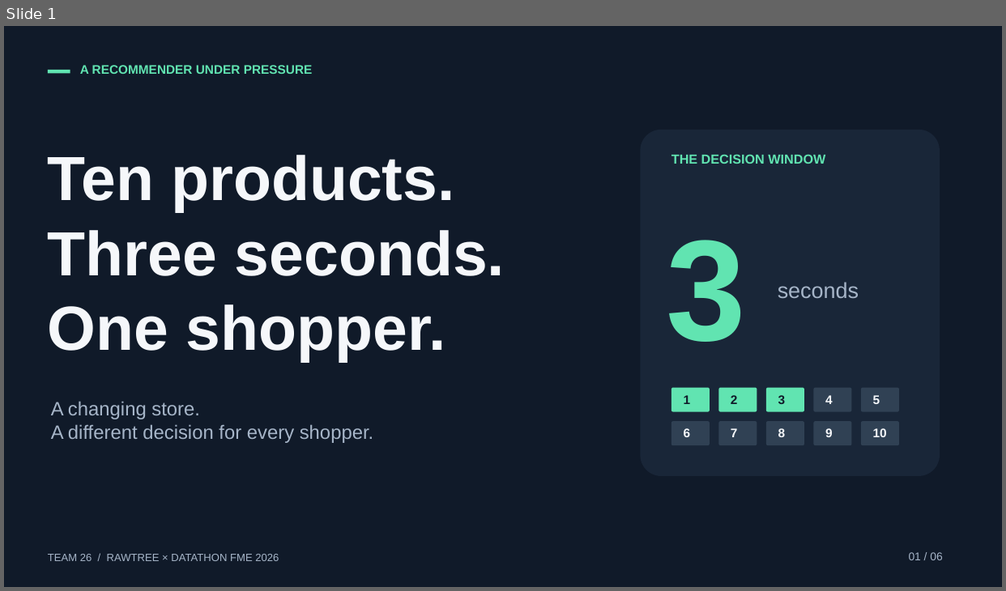
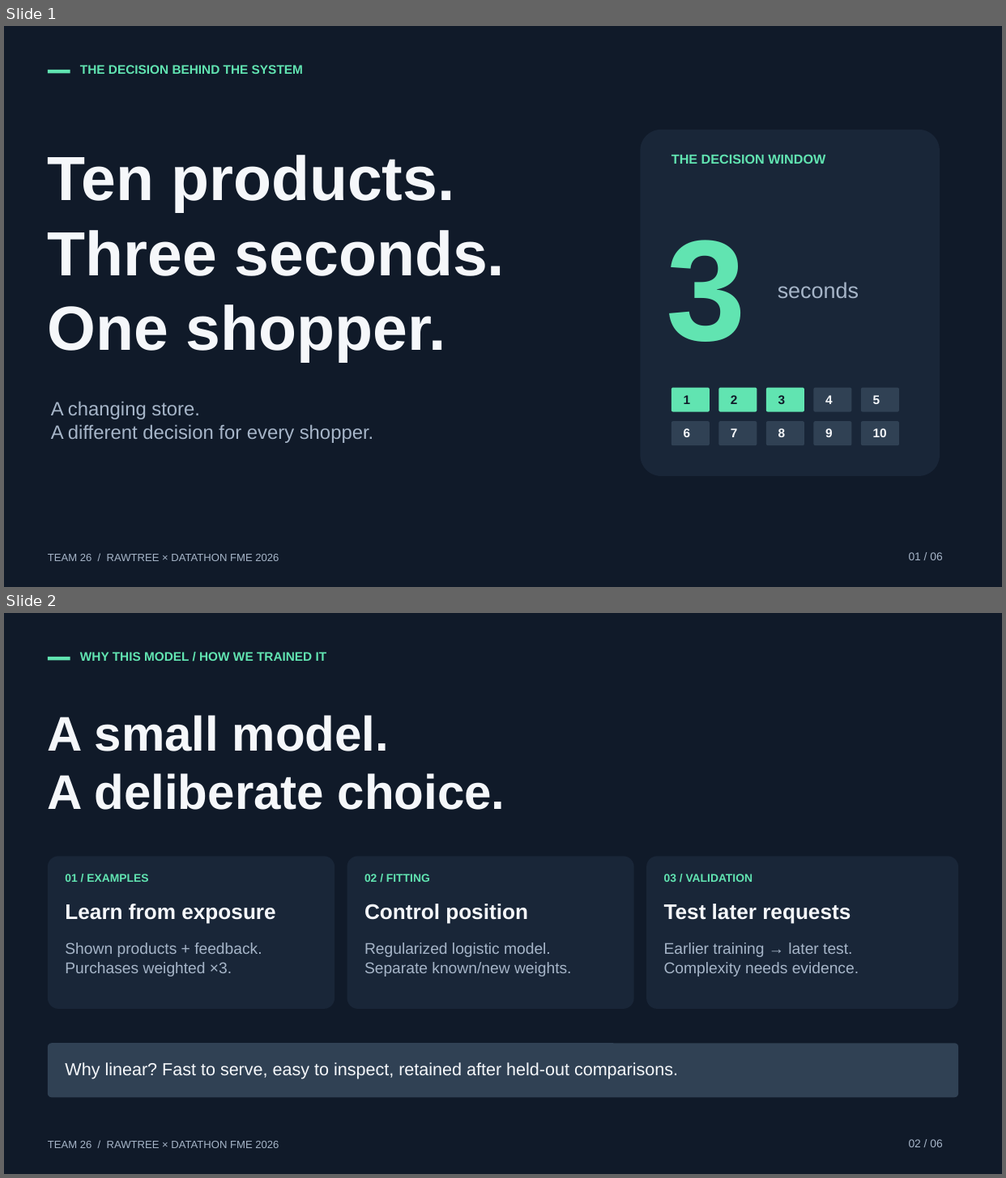
Before and after one commit to SalvaColl/datathon-fme, a slide deck: presentation/pitch_3min/Team26_3min.pptx. Shown one above the other, each under a label of ours: slide 1 before the commit, slides 1 and 2 after it. The pictures are 1006x591 and 1006x1178 pixels, drawn with LibreOffice and Linux fonts; fonts in the diff are those of the drawing. Boxes give left, top, right and bottom in pixels: in the first picture for what was removed or moved away, otherwise in the second. Text is boxed around its words. In the diff, an @@ line names an element or a change of style, - is before the commit and + after.

Commit message:
presentation: explain training decisions, agent workflow and evidence

```diff
--- a/presentation/pitch_3min/Team26_3min.pptx
+++ b/presentation/pitch_3min/Team26_3min.pptx
@@ slide 2 added at (4,613,1002,1174), background #FFFFFF @@
@@ rectangle added at (4,613,1002,1174), fill #101A29 @@
@@ rectangle added at (48,657,70,660), fill #61E4B1 @@
@@ text added at (80,652,327,661), 12 pt, text #61E4B1, bold @@
+WHY THIS MODEL / HOW WE TRAINED IT
@@ text added at (48,715,505,810), 46.8 pt, text #F5F7FA, bold @@
+A small model.
+A deliberate choice.
@@ rounded rectangle added at (48,856,334,1009), fill #192638 @@
@@ text added at (65,874,148,882), 10.8 pt, text #61E4B1, bold @@
+01 / EXAMPLES
@@ rounded rectangle added at (347,856,633,1009), fill #192638 @@
@@ text added at (364,874,430,882), 10.8 pt, text #61E4B1, bold @@
+02 / FITTING
@@ rounded rectangle added at (646,856,958,1009), fill #192638 @@
@@ text added at (664,874,753,882), 10.8 pt, text #61E4B1, bold @@
+03 / VALIDATION
@@ text added at (65,904,275,923), 20.4 pt, text #F5F7FA, bold @@
+Learn from exposure
@@ text added at (364,904,528,923), 20.4 pt, text #F5F7FA, bold @@
+Control position
@@ text added at (664,904,850,923), 20.4 pt, text #F5F7FA, bold @@
+Test later requests
@@ text added at (65,943,262,977), 15 pt, text #A6B5C8 @@
+Shown products + feedback.
+Purchases weighted ×3.
@@ text added at (364,943,572,977), 15 pt, text #A6B5C8 @@
+Regularized logistic model.
+Separate known/new weights.
@@ text added at (664,943,859,977), 15 pt, text #A6B5C8 @@
+Earlier training → later test.
+Complexity needs evidence.
@@ rounded rectangle added at (48,1043,958,1097), fill #304154 @@
@@ text added at (65,1063,678,1080), 16.8 pt, text #F5F7FA @@
+Why linear? Fast to serve, easy to inspect, retained after held-out comparisons.
@@ text added at (48,1141,279,1148), 10.2 pt, text #A6B5C8 @@
+TEAM 26 / RAWTREE × DATATHON FME 2026
@@ text added at (909,1139,942,1148), 10.8 pt, text #A6B5C8 @@
+02 / 06
@@ slide 1 changed as well @@
@@ text at (80,65,303,74): text changed @@
-A RECOMMENDER UNDER PRESSURE
+THE DECISION BEHIND THE SYSTEM
```
Also in this commit, not shown: 3 other slides changed, 1 other slide added, 2 slides removed, 19 other files.
